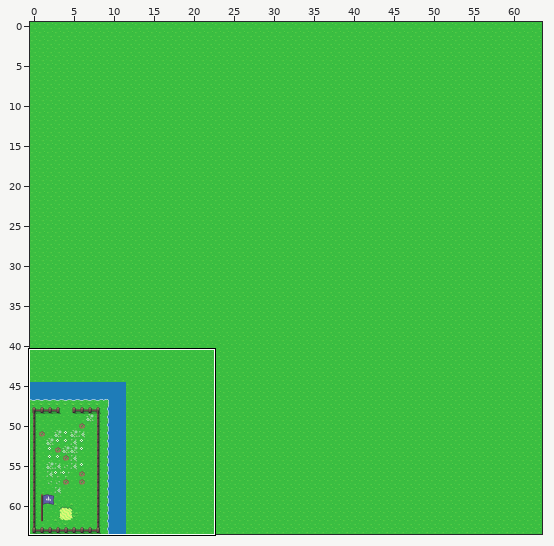
Two versions of a level (Tiled map, assets/Map.tmx). Above, an overview of the earlier version with the close-up marked.
Close-up. The starting point:
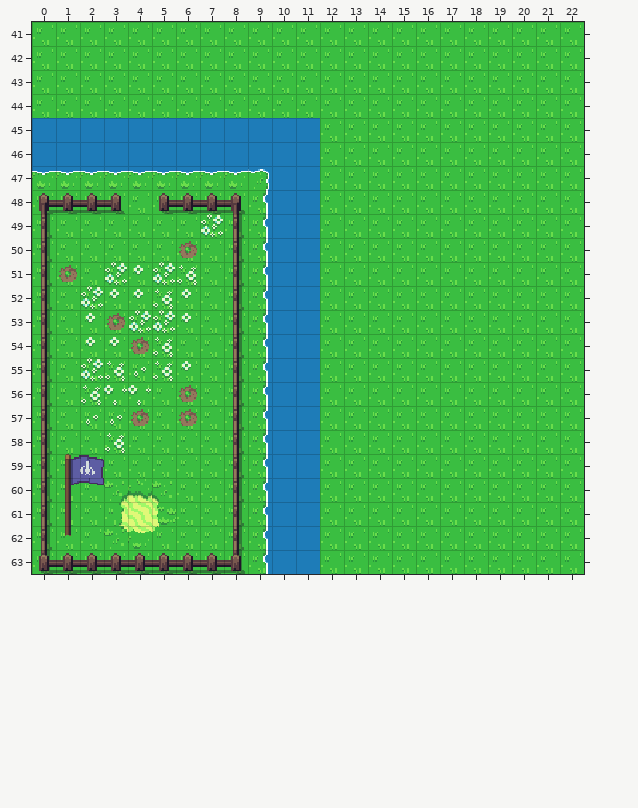
Cells are 16x16 px. Shown: x 0..22, y 41..63.
Now the later version:
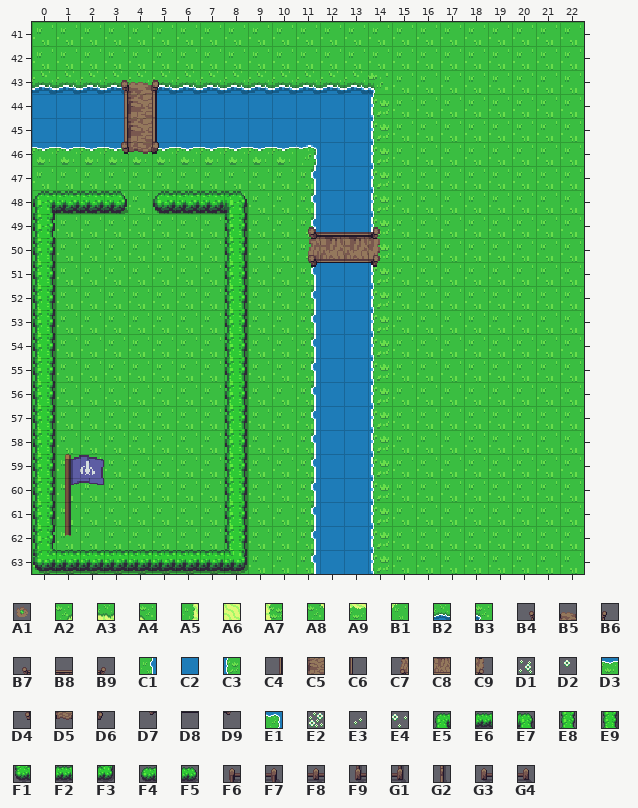
Key: from "Overworld": A1 1, A2 120, A3 121, A4 122, A5 160, A6 161, A7 162, A8 200, A9 201, B1 202, B2 243, B3 244, B4 245, B5 246, B6 247, B7 248, B8 249, B9 250, C1 282, C2 283, C3 284, C4 285, C5 286, C6 287, C7 288, C8 289, C9 290, D1 320, D2 321, D3 323, D4 325, D5 326, D6 327, D7 328, D8 329, D9 330, E1 363, E2 443, E3 482, E4 483, E5 521, E6 522, E7 523, E8 561, E9 563, F1 601, F2 602, F3 603, F4 640, F5 641, F6 682, F7 683, F8 684, F9 722, G1 723, G2 724, G3 760, G4 761.
__ is an empty cell, .. an unchanged one.
Diff:
--- layer "background 2"
@@ x 0..14 @@
-43 __ __ __ __ __ __ __ __ __ __ __ __ __ __ __
-44 __ __ __ __ .. __ __ __ __ __ __ __ __ __ __
-45 .. .. .. __ .. __ .. .. .. .. .. .. __ __ __
-46 __ __ __ __ __ __ __ __ __ __ __ __ __ __ __
-47 .. .. .. .. .. .. .. .. .. .. .. __ __ __ __
-48 __ __ __ __ .. __ __ __ __ .. .. __ __ __ __
-49 __ .. .. .. .. .. .. .. __ .. .. __ __ __ __
-50 __ .. .. .. .. .. .. .. __ .. .. __ .. .. __
-51 __ .. .. .. .. .. .. .. __ .. .. __ __ __ __
-52 __ .. .. .. .. .. .. .. __ .. .. __ __ __ __
-53 __ .. .. .. .. .. .. .. __ .. .. __ __ __ __
-54 __ .. .. .. .. .. .. .. __ .. .. __ __ __ __
-55 __ .. .. .. .. .. .. .. __ .. .. __ __ __ __
-56 __ .. .. .. .. .. .. .. __ .. .. __ __ __ __
-57 __ .. .. .. .. .. .. .. __ .. .. __ __ __ __
-58 __ .. .. .. .. .. .. .. __ .. .. __ __ __ __
-59 __ .. .. .. .. .. .. .. __ .. .. __ __ __ __
-60 __ .. .. .. .. .. .. .. __ .. .. __ __ __ __
-61 __ .. .. .. .. .. .. .. __ .. .. __ __ __ __
-62 __ .. .. .. .. .. .. .. __ .. .. __ __ __ __
-63 __ __ __ __ __ __ __ __ __ .. .. __ __ __ __
+43 B2 B2 B2 B2 B2 B2 B2 B2 B2 B2 B2 B2 B2 B2 B3
+44 C2 C2 C2 C2 .. C2 C2 C2 C2 C2 C2 C2 C2 C2 C3
+45 .. .. .. C2 .. C2 .. .. .. .. .. .. C2 C2 C3
+46 D3 D3 D3 D3 D3 D3 D3 D3 D3 D3 D3 E1 C2 C2 C3
+47 .. .. .. .. .. .. .. .. .. .. .. C1 C2 C2 C3
+48 E5 E6 E6 F5 .. F4 E6 E6 E7 .. .. C1 C2 C2 C3
+49 E8 .. .. .. .. .. .. .. E9 .. .. C1 C2 C2 C3
+50 E9 .. .. .. .. .. .. .. E9 .. .. C1 .. .. C3
+51 E9 .. .. .. .. .. .. .. E9 .. .. C1 C2 C2 C3
+52 E9 .. .. .. .. .. .. .. E9 .. .. C1 C2 C2 C3
+53 E9 .. .. .. .. .. .. .. E9 .. .. C1 C2 C2 C3
+54 E9 .. .. .. .. .. .. .. E9 .. .. C1 C2 C2 C3
+55 E9 .. .. .. .. .. .. .. E9 .. .. C1 C2 C2 C3
+56 E9 .. .. .. .. .. .. .. E9 .. .. C1 C2 C2 C3
+57 E9 .. .. .. .. .. .. .. E9 .. .. C1 C2 C2 C3
+58 E9 .. .. .. .. .. .. .. E9 .. .. C1 C2 C2 C3
+59 E9 .. .. .. .. .. .. .. E9 .. .. C1 C2 C2 C3
+60 E9 .. .. .. .. .. .. .. E9 .. .. C1 C2 C2 C3
+61 E9 .. .. .. .. .. .. .. E9 .. .. C1 C2 C2 C3
+62 E8 .. .. .. .. .. .. .. E9 .. .. C1 C2 C2 C3
+63 F1 F2 F2 F2 F2 F2 F2 F2 F3 .. .. C1 C2 C2 C3
--- layer "background 1"
@@ x 0..14 @@
-43 .. .. .. __ __ __ .. .. .. .. .. .. .. .. ..
-44 .. .. .. __ __ __ .. .. .. .. .. .. .. .. ..
-45 .. .. .. C2 C2 C2 .. .. .. .. .. .. .. .. ..
-46 C2 C2 C2 C2 C2 C2 C2 C2 C2 C2 C2 C2 .. .. ..
-47 D3 D3 D3 D3 D3 D3 D3 D3 D3 E1 C2 C2 .. .. ..
-48 F6 F8 F8 G4 .. G3 F8 F8 F7 C1 C2 C2 .. .. ..
-49 G2 .. .. .. .. .. .. E2 G2 C1 C2 C2 __ __ __
-50 G2 .. .. .. .. .. A1 .. G2 C1 C2 C2 __ __ __
-51 G2 A1 .. E2 D2 E2 D1 .. G2 C1 C2 C2 __ __ __
-52 G2 .. E2 D2 D2 D1 D2 .. G2 C1 C2 C2 .. .. ..
-53 G2 .. D2 A1 E2 E2 D2 .. G2 C1 C2 C2 .. .. ..
-54 G2 .. D2 D2 A1 D1 .. .. G2 C1 C2 C2 .. .. ..
-55 G2 .. E2 D1 E3 D1 D2 .. G2 C1 C2 C2 .. .. ..
-56 G2 .. D1 E4 E4 .. A1 .. G2 C1 C2 C2 .. .. ..
-57 G2 .. E3 E3 A1 .. A1 .. G2 C1 C2 C2 .. .. ..
-58 G2 .. .. D1 .. .. .. .. G2 C1 C2 C2 .. .. ..
-59 G2 .. .. .. .. .. .. .. G2 C1 C2 C2 .. .. ..
-60 G2 .. .. A2 A3 A4 .. .. G2 C1 C2 C2 .. .. ..
-61 G2 .. .. A5 A6 A7 .. .. G2 C1 C2 C2 .. .. ..
-62 G2 .. .. A8 A9 B1 .. .. G2 C1 C2 C2 .. .. ..
-63 F9 F8 F8 F8 F8 F8 F8 F8 G1 C1 C2 C2 .. .. ..
+43 .. .. .. B4 B5 B6 .. .. .. .. .. .. .. .. ..
+44 .. .. .. C4 C5 C6 .. .. .. .. .. .. .. .. ..
+45 .. .. .. C4 C5 C6 .. .. .. .. .. .. .. .. ..
+46 __ __ __ D4 D5 D6 __ __ __ __ __ __ .. .. ..
+47 __ __ __ __ __ __ __ __ __ __ __ __ .. .. ..
+48 __ __ __ __ .. __ __ __ __ __ __ __ .. .. ..
+49 __ .. .. .. .. .. .. __ __ __ __ B7 B8 B8 B9
+50 __ .. .. .. .. .. __ .. __ __ __ C7 C8 C8 C9
+51 __ __ .. __ __ __ __ .. __ __ __ D7 D8 D8 D9
+52 __ .. __ __ __ __ __ .. __ __ __ __ .. .. ..
+53 __ .. __ __ __ __ __ .. __ __ __ __ .. .. ..
+54 __ .. __ __ __ __ .. .. __ __ __ __ .. .. ..
+55 __ .. __ __ __ __ __ .. __ __ __ __ .. .. ..
+56 __ .. __ __ __ .. __ .. __ __ __ __ .. .. ..
+57 __ .. __ __ __ .. __ .. __ __ __ __ .. .. ..
+58 __ .. .. __ .. .. .. .. __ __ __ __ .. .. ..
+59 __ .. .. .. .. .. .. .. __ __ __ __ .. .. ..
+60 __ .. .. __ __ __ .. .. __ __ __ __ .. .. ..
+61 __ .. .. __ __ __ .. .. __ __ __ __ .. .. ..
+62 __ .. .. __ __ __ .. .. __ __ __ __ .. .. ..
+63 __ __ __ __ __ __ __ __ __ __ __ __ .. .. ..
Changed places in both close-ups, as pixel boxes (x1, y1, x2, y2):
changed: (32, 71, 389, 574)
